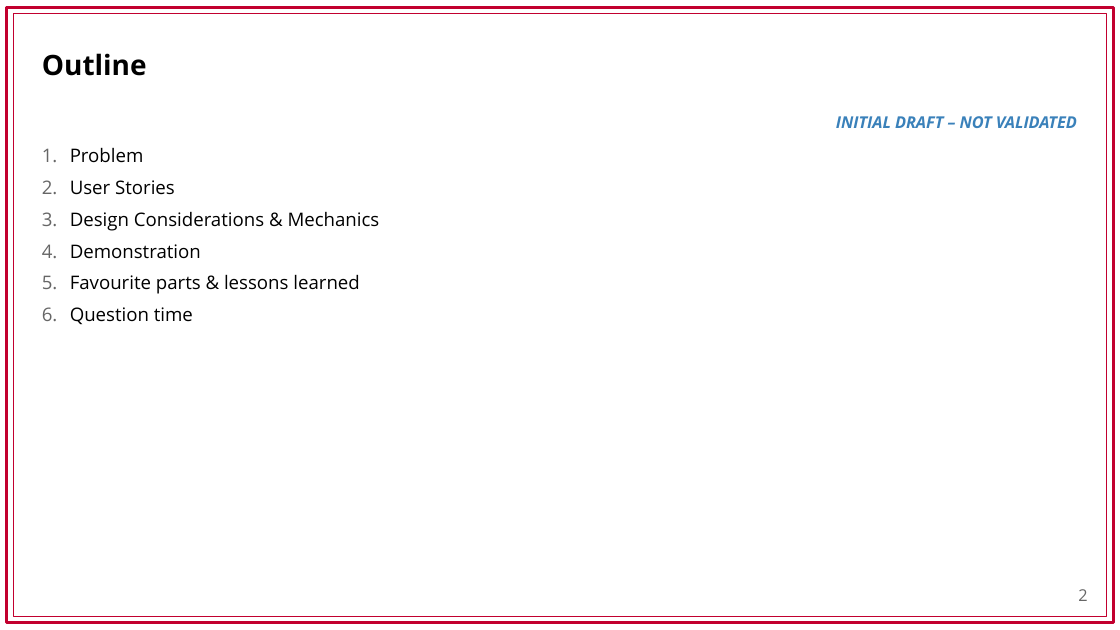
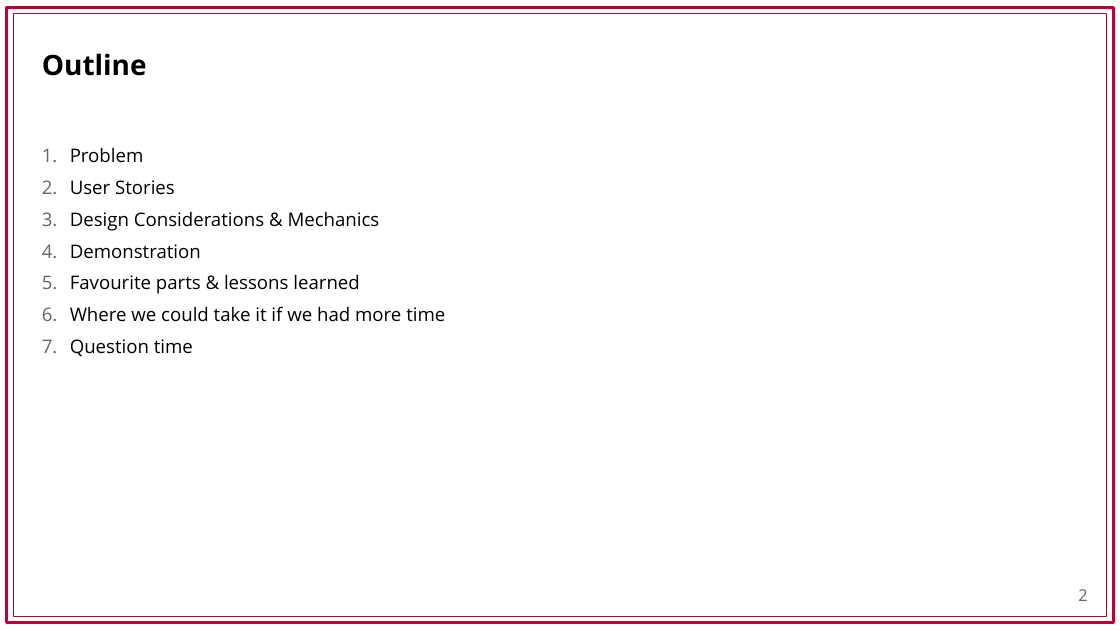
Before and after one commit to wlei6277/terminal_app, a slide deck: slide 2 of ppt/Find Me a Cat presentation v2.pptx. Drawn at 1120x630 pixels with LibreOffice and Linux fonts; fonts in the diff are those of the drawing; background and template pictures are left out. Boxes give left, top, right and bottom in pixels: in the first picture for what was removed or moved away, otherwise in the second. Text is boxed around its words. In the diff, an @@ line names an element or a change of style, - is before the commit and + after.

```diff
--- a/ppt/Find Me a Cat presentation v2.pptx
+++ b/ppt/Find Me a Cat presentation v2.pptx
@@ text removed at (836, 116, 1077, 128) @@
-INITIAL DRAFT – NOT VALIDATED
@@ text at (70, 306, 445, 322): paragraph added @@
+6. Where we could take it if we had more time
```
Also in this commit, not shown: 7 other slides changed.
